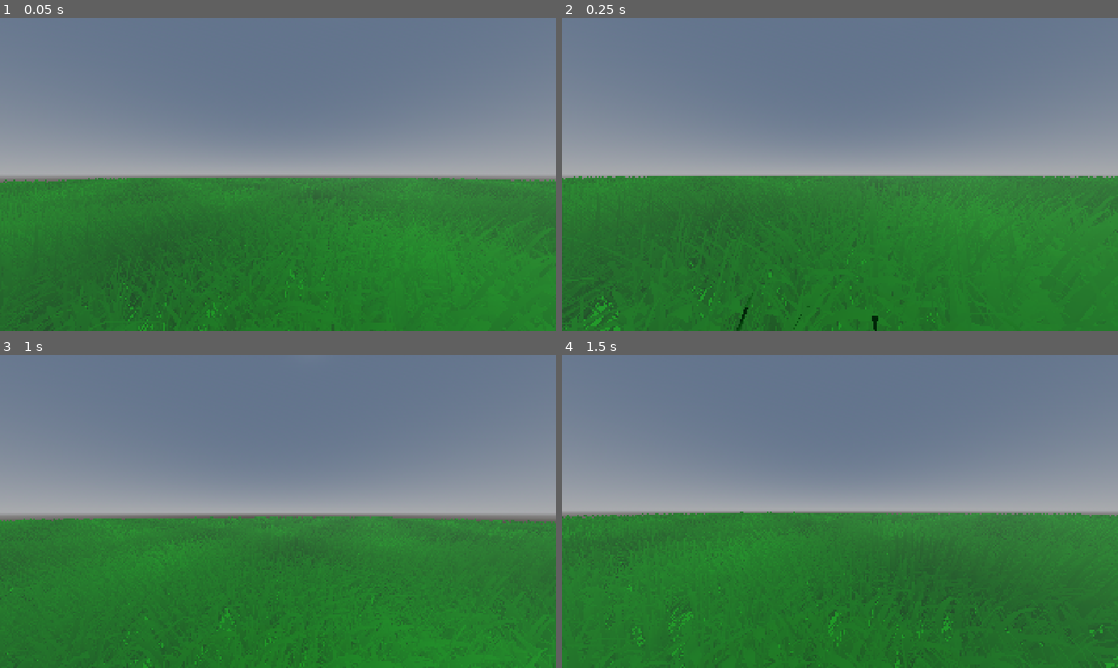
Above: before the commit, frames 1-4 (two rows, left to right).
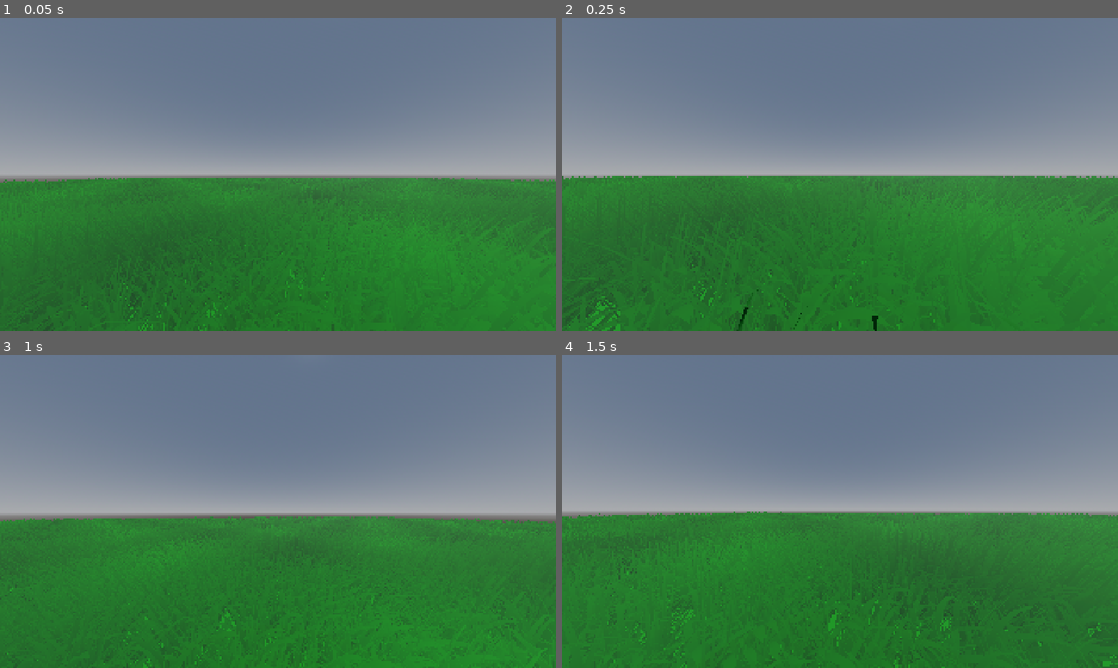
Above: after the commit, the same moments.

Repository: Error403Allowed/Rebound
Game: Godot game, scene res://Scenes/main.tscn
The game is run twice, just before and just after one commit, with the same random seed, the same clock (stepped at 60 frames per second) and the same inputs.
Inputs (mouse positions are in pixels of both pictures, inside the frame that each line leads up to):
- Up to frame 1 (0.05 s): no input
- Up to frame 2 (0.25 s): no input
- Up to frame 3 (1 s): tap Enter at 0.5 s; move the mouse to (305, 511) at 0.52 s; hold W from 0.53 s (still down); tap R at 0.6 s; click (305, 511) at 0.67 s; tap Space at 0.77 s
- Up to frame 4 (1.5 s): keep holding W; move the mouse to (812, 511) at 1.27 s; tap Shift at 1.35 s

Frame 1 is identical in both runs. In frame 2, 0.6% of the frame differs, in the area x 0-100%, y 50-100%; in frame 3, 0.1%; in frame 4, 1.5%.

Commit message:
Add incremental rebounds and jump FOV response

Diff:
--- a/Scripts/placed_trampoline.gd
+++ b/Scripts/placed_trampoline.gd
@@ -1,7 +1,9 @@
 extends "res://Scripts/trampoline.gd"
 
 const COLORS = [Color(0.2, 0.9, 0.4), Color(0.2, 0.5, 1.0), Color(0.7, 0.3, 1.0)]
-const SPEEDS = [12.0, 15.0, 20.0]
+const SPEEDS = [9.0, 11.0, 14.0]
+const BOUNCE_INCREMENT: float = 1.5
+const MAX_BOUNCE_BONUS: float = 8.0
 const LAUNCH_CHARGES = [4, 3, 2]
 @export_range(0, 2) var strength: int = 0
 var charges: int = 0
@@ -33,6 +35,10 @@
 	var character := body as CharacterBody3D
 	if character == null or character.velocity.y > 0.0:
 		return
+	var bounce_bonus: float = 0.0
+	if character.has_method("register_trampoline_bounce"):
+		bounce_bonus = character.register_trampoline_bounce(self)
+	standard_launch_velocity = minf(SPEEDS[strength] + bounce_bonus, SPEEDS[strength] + MAX_BOUNCE_BONUS)
 	super._on_body_entered(body)
 	charges = maxi(0, charges - 1)
 	_update_charges()
--- a/Scripts/player.gd
+++ b/Scripts/player.gd
@@ -11,6 +11,8 @@
 
 var gravity: float = float(ProjectSettings.get_setting("physics/3d/default_gravity"))
 var _jump_was_held: bool = false
+var last_trampoline: Node = null
+var consecutive_bounces: int = 0
 
 @onready var head: Node3D = $Head
 @onready var camera: Camera3D = $Head/Camera3D
@@ -19,6 +21,14 @@
 func _ready() -> void:
 	_base_fov = camera.fov
 	Input.mouse_mode = Input.MOUSE_MODE_CAPTURED
+
+func register_trampoline_bounce(trampoline: Node) -> float:
+	if trampoline == last_trampoline:
+		consecutive_bounces += 1
+	else:
+		consecutive_bounces = 0
+	last_trampoline = trampoline
+	return minf(consecutive_bounces * 1.5, 8.0)
 
 func _unhandled_input(event: InputEvent) -> void:
 	if event.is_action_pressed("ui_cancel"):
@@ -66,7 +76,10 @@
 	var sprinting: bool = controls_active and Input.is_physical_key_pressed(KEY_SHIFT) and input_dir.y < 0.0
 	if sprinting:
 		current_speed = sprint_speed
-	var target_fov: float = _base_fov + (15.0 if sprinting else 0.0)
+	var jump_fov: float = 0.0
+	if not grounded:
+		jump_fov = clampf((absf(velocity.y) - 4.0) * 0.7, 0.0, 16.0)
+	var target_fov: float = _base_fov + (15.0 if sprinting else 0.0) + jump_fov
 	camera.fov = lerpf(camera.fov, target_fov, 1.0 - exp(-10.0 * delta))
 
 	var horizontal := Vector3(velocity.x, 0.0, velocity.z)
